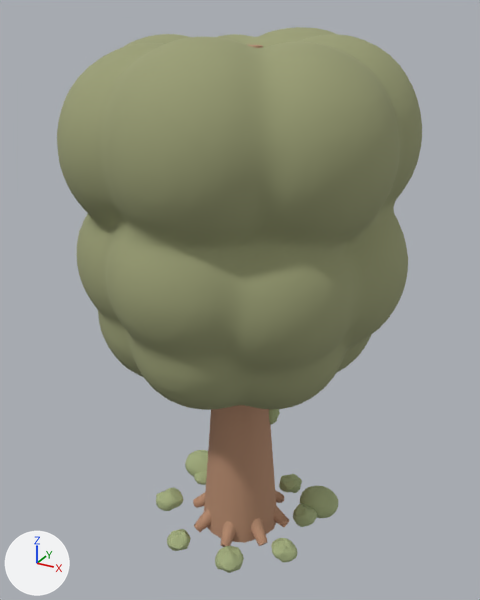
One commit to the glTF model assets/models/13-small-tree/13-small-tree.glb: the scene before it, then after it.
Before and after are seen from a 50 mm camera at (1.92, -3.5, 3.57) aimed at (-0.02, 0.04, 1.8). Lighting does not change. The marker at lower left points along +X, +Y and +Z. The older version comes first. Vertices at exactly the same position are counted once.

Objects in the first picture: 'Canopy', 'Flare0', 'Flare1', 'Flare4', 'Flare5', 'Flare6', 'Flare7', 'MossPatch', 'Trunk', 'TrunkTip', 'Tuft0', 'Tuft1', 'Tuft3', 'Tuft4', 'Tuft5', 'Tuft6', 'Tuft7', 'TuftStone0', 'TuftStone1'.
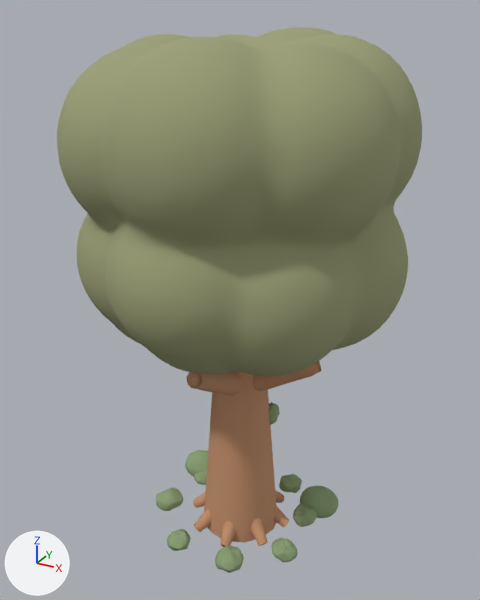
Where the newer file only moved an object's origin or applied its transform, the numbers keep the older frame.

Location of each change, [x1, y1, x2, y2] in pixels of the pictures (480 x 600 px; the box of a moved part takes in the faces that stretch with it):
'Canopy', reshaped (9% shorter)
    before: [57, 27, 422, 410]
    after: [57, 27, 422, 376]
'BranchB', recoloured
    both: [186, 371, 242, 396]
'TuftStone1', recoloured
    both: [300, 486, 338, 518]
'BranchR', recoloured
    both: [252, 361, 321, 391]
'Tuft6', recoloured
    both: [215, 546, 244, 573]
'Tuft7', recoloured
    both: [271, 538, 298, 562]
'Tuft4', recoloured
    both: [156, 488, 183, 511]
'TuftStone0', recoloured
    both: [185, 450, 208, 477]
'Tuft0', recoloured
    both: [293, 503, 317, 527]
'Tuft5', recoloured
    both: [167, 529, 191, 551]
'Tuft1', recoloured
    both: [280, 474, 302, 493]
'Flare6', recoloured
    both: [220, 521, 234, 547]
'Flare5', recoloured
    both: [194, 508, 211, 532]
'Tuft3', recoloured
    both: [194, 470, 207, 485]
'TrunkTip', recoloured
    both: [249, 45, 263, 48]
part 1 of me_sphere, moved or reshaped
    before: [97, 309, 371, 410]
    after: [101, 313, 361, 376]

The change, as a list of edits to the scene's bpy script:
```text
Change mat_trunk:
    mat_trunk.base_color: (0.47, 0.26, 0.16) -> (0.55, 0.28, 0.15)  # brown #b68b6f -> brown #c4906c
Change mat_tuft:
    mat_tuft.base_color: (0.38, 0.44, 0.22) -> (0.26, 0.36, 0.18)  # green #a6b181 -> green #8ba276
Change me_sphere:
    used by ob_canopy; location = (0.013, -0.043, 2.234)
    remove me_sphere.from_pydata(...)  # 9862 vertices, 19720 faces; spans x -1.08..1.02, y -1.03..1.12, z -0.95..1.23
    add me_sphere.from_pydata(...)  # 9156 vertices, 18308 faces; spans x -1.08..1.02, y -1.03..1.12, z -0.71..1.23
    me_sphere part 1: 140 vertices moved from x -0.86..0.84, y -0.88..0.92, z -0.73..-0.28 to x -0.86..0.83, y -0.87..0.93, z -0.61..-0.28; 2340 vertices removed from x -0.86..0.84, y -0.91..0.93, z -0.95..-0.26; 1634 vertices added at x -0.86..0.83, y -0.91..0.91, z -0.71..-0.28
```
